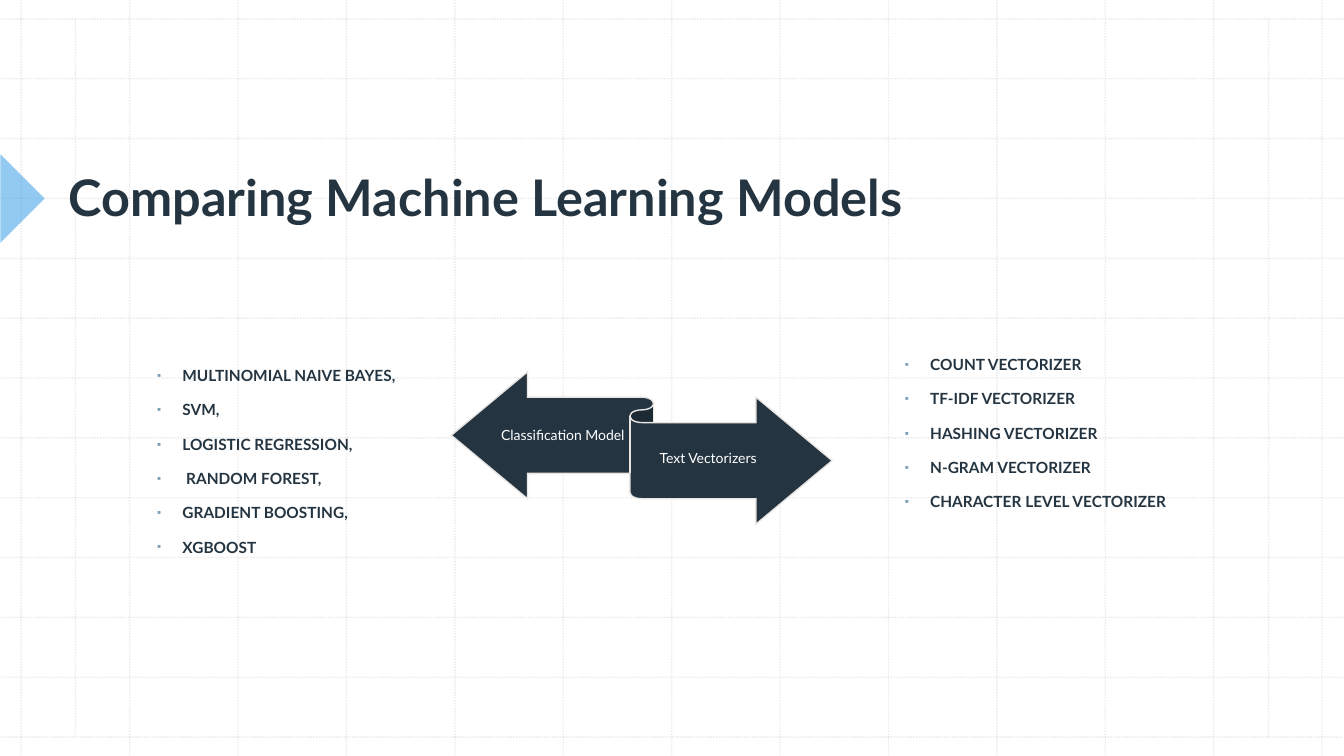
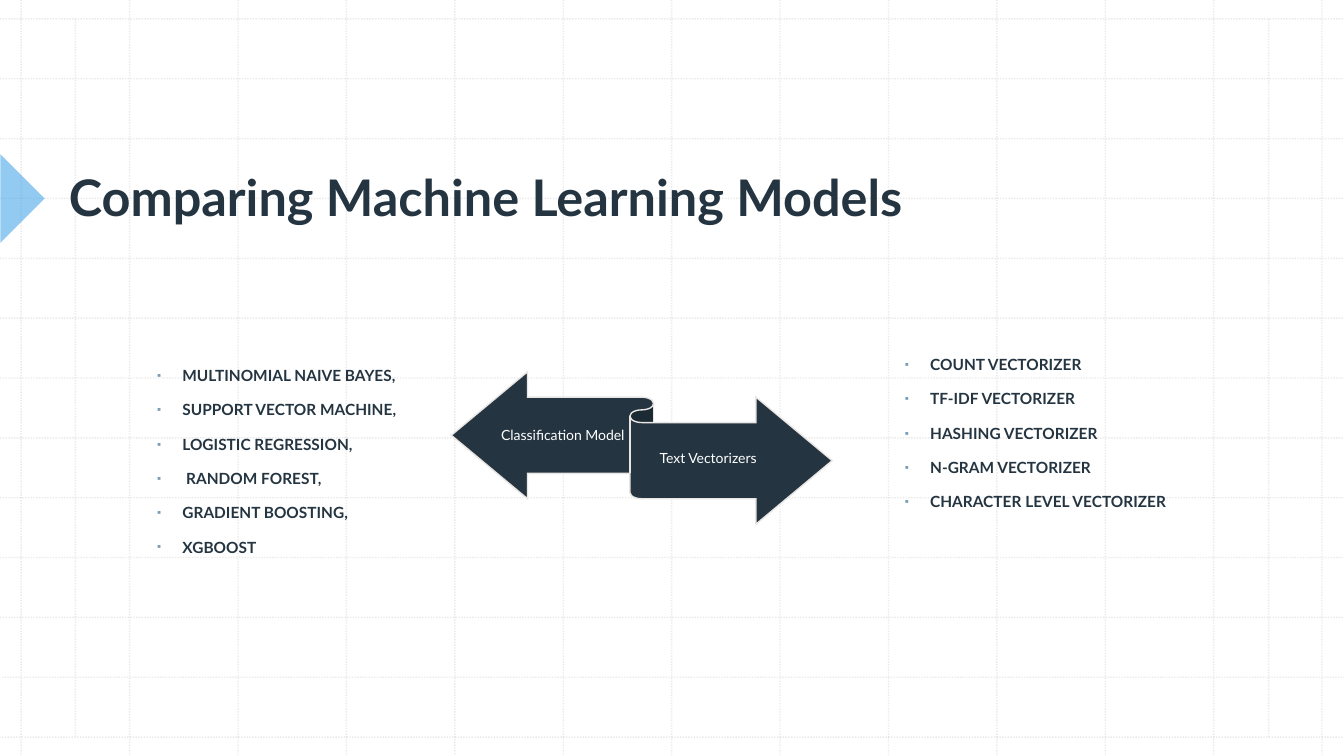
Before and after one commit to kena3188/Fraud-Detection-in-Online-Consumer-Reviews, a slide deck: slide 22 of Fraud Detection in Online Consumer Reviews.pptx. Drawn at 1344x756 pixels with LibreOffice and Linux fonts; fonts in the diff are those of the drawing. Boxes give left, top, right and bottom in pixels: in the first picture for what was removed or moved away, otherwise in the second. Text is boxed around its words. In the diff, an @@ line names an element or a change of style, - is before the commit and + after.

```diff
--- a/Fraud Detection in Online Consumer Reviews.pptx
+++ b/Fraud Detection in Online Consumer Reviews.pptx
@@ text at (x1=182, y1=403, x2=396, y2=417): text changed @@
-▪ SVM,
+▪ SUPPORT VECTOR MACHINE,
```
Also in this commit, not shown: 4 other slides changed, 1 other file.
